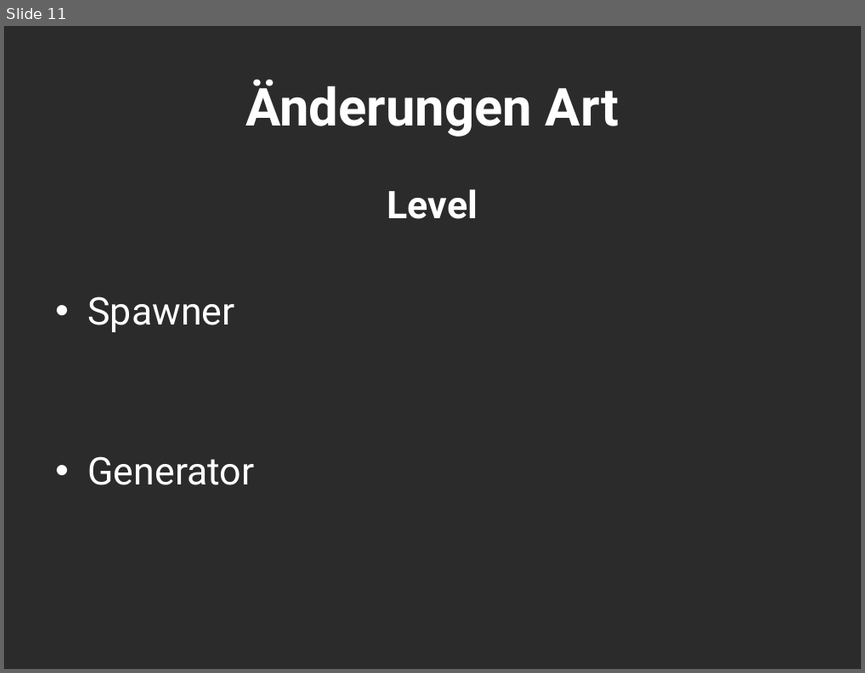
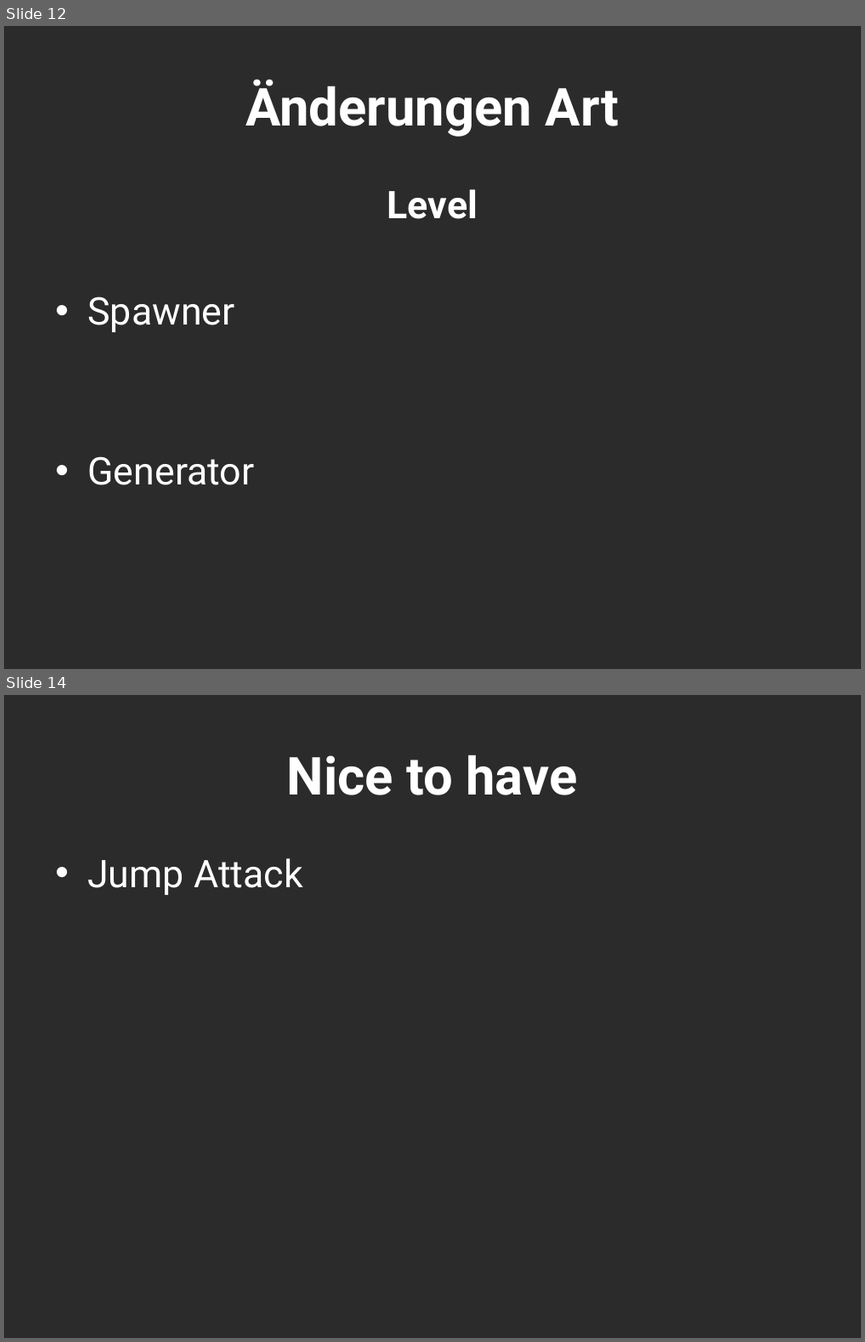
Before and after one commit to Assertores/HammerMan, a slide deck: Documentation/PowerPoint/HammerjaegerGate02.pptx. Shown one above the other, each under a label of ours: slide 11 before the commit, slides 12 and 14 after it; the slides between them are not shown. The pictures are 865x673 and 865x1342 pixels, drawn with LibreOffice and Linux fonts; fonts in the diff are those of the drawing; background and template pictures are left out; a plain dark background stands for a picture behind light text. Boxes give left, top, right and bottom in pixels: in the first picture for what was removed or moved away, otherwise in the second. Text is boxed around its words. In the diff, an @@ line names an element or a change of style, - is before the commit and + after.

```diff
--- a/Documentation/PowerPoint/HammerjaegerGate02.pptx
+++ b/Documentation/PowerPoint/HammerjaegerGate02.pptx
@@ slide 14 added at [4,695,861,1338], background picture (left out) @@
@@ title added at [287,755,577,795], 44 pt, text #FFFFFF, bold @@
+Nice to have
@@ text added at [87,858,303,895], 32 pt, text #FFFFFF @@
+• Jump Attack
@@ what was slide 11 is now slide 12 @@
```
Also in this commit, not shown: 8 slides changed, 2 other slides added, 13 other files.
